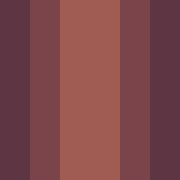
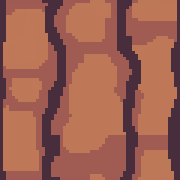
The second 180 x 180 image is a revision of the first. Changes to its layers:
renamed "Layer" to "Layer #2", moved it above "Layer #1", painted on it over box(3, 0, 177, 180)
removed layer "Background" over box(0, 0, 180, 180)
painted on "Layer #1" over box(0, 0, 180, 180)
